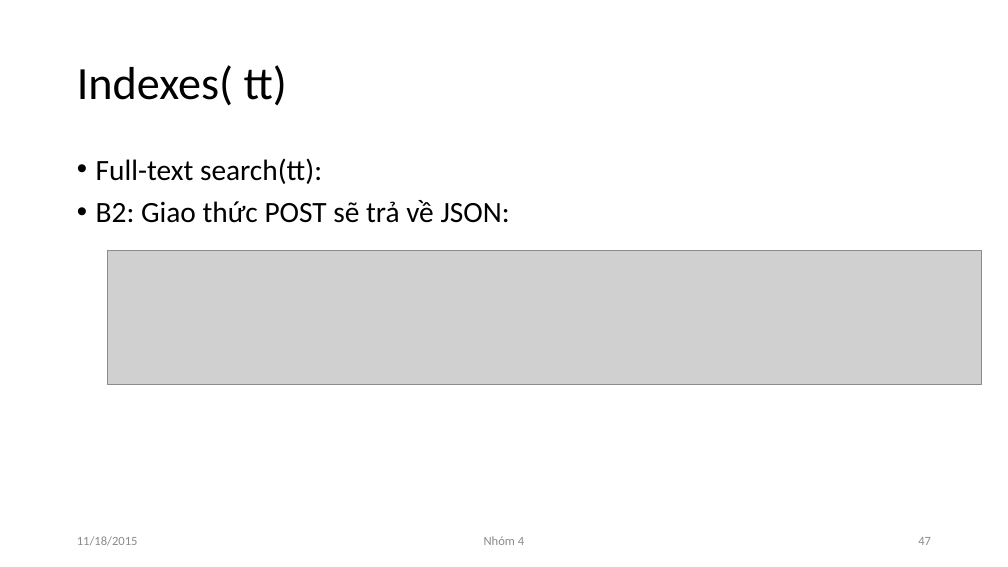
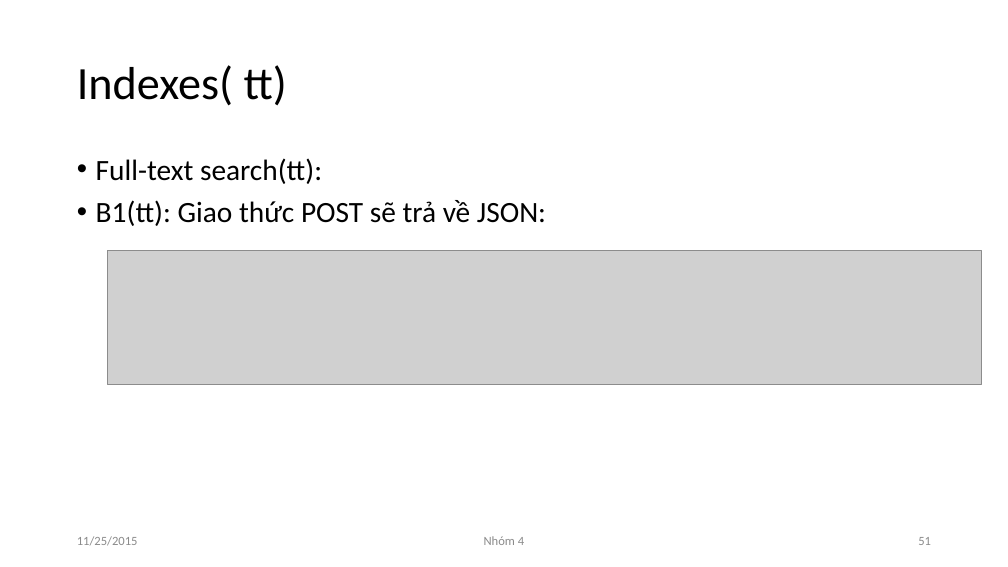
Before and after one commit to NguyenDucHoangLong/Group_4_HTTTHD, a slide deck: slide 51 of Document/Seminar/Slide/N04_SlideThuyetTrinh.pptx (slide 47 before the commit). Drawn at 1008x567 pixels with LibreOffice and Linux fonts; fonts in the diff are those of the drawing; grey boxes stand for pictures. Boxes give left, top, right and bottom in pixels: in the first picture for what was removed or moved away, otherwise in the second. Text is boxed around its words. In the diff, an @@ line names an element or a change of style, - is before the commit and + after.

```diff
--- a/Document/Seminar/Slide/N04_SlideThuyetTrinh.pptx
+++ b/Document/Seminar/Slide/N04_SlideThuyetTrinh.pptx
@@ text at (x1=96, y1=200, x2=546, y2=226): text changed @@
-• B2: Giao thức POST sẽ trả về JSON:
+• B1(tt): Giao thức POST sẽ trả về JSON:
@@ text at (x1=77, y1=536, x2=138, y2=546): text changed @@
-11/18/2015
+11/25/2015
@@ page number at (x1=918, y1=537, x2=931, y2=545): text changed @@
-47
+51
```
Also in this commit, not shown: 72 other slides changed, 6 slides added, 7 slides removed, 1 other file.
